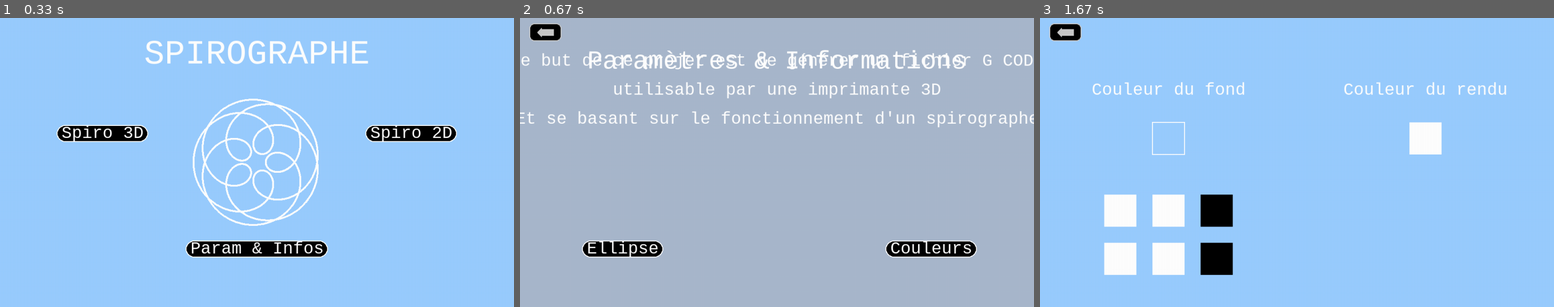
Above: before the commit, frames 1-3 (left to right).
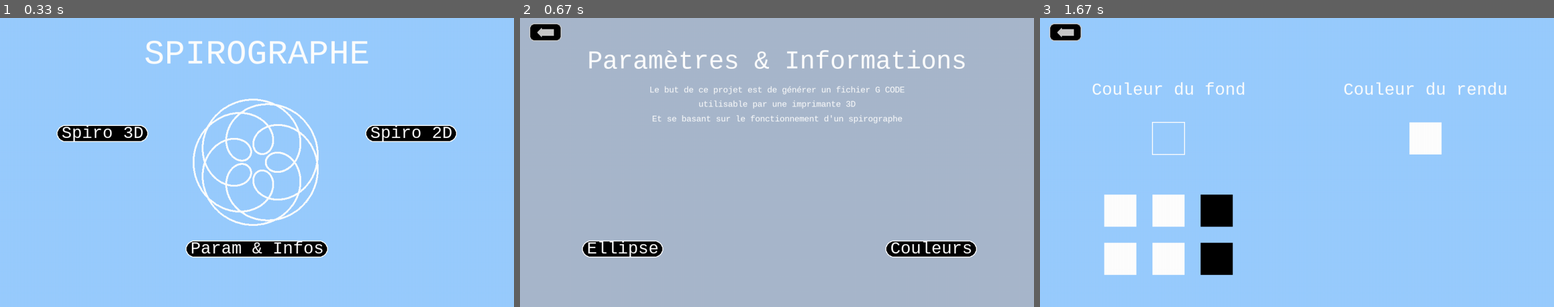
Above: after the commit, the same moments.

Repository: Nashoba1er/SPIROGRAPHE
Game: pygame game, started from logiciel spirographe.py
The game is run twice, just before and just after one commit, with the same random seed, the same clock (stepped at 60 frames per second) and the same inputs.
Inputs (mouse positions are in pixels of both pictures, inside the frame that each line leads up to):
- Up to frame 1 (0.33 s): no input
- Up to frame 2 (0.67 s): click "Param & Infos" at 0.38 s
- Up to frame 3 (1.67 s): press the mouse at (1451, 249) at 0.7 s; move the mouse to (1404, 217) at 0.8 s; release the mouse at (1358, 185) at 0.93 s; press the mouse at (1065, 32) at 1.03 s; move the mouse to (1214, 93) at 1.13 s; release the mouse at (1358, 150) at 1.27 s; click "Couleurs" at 1.38 s

Frame 1 is identical in both runs. In frame 2, 3.3% of the frame differs, in the area x 0-100%, y 12-38%; in frame 3, nothing differs.

Commit message:
amélioration du menu Param & Infos + fixation bug MouseMotion 3D

Diff:
--- a/logiciel spirographe.py
+++ b/logiciel spirographe.py
@@ -1429,9 +1429,9 @@
     screen.fill(couleur_param)
     ecriture("Paramètres & Informations",couleur("WHITE"),police_taille*3//2,(window_width/2,3*window_height/20))
 
-    ecriture("Le but de ce projet est de générer un fichier G CODE",couleur("WHITE"),police_taille,(window_width/2,3*window_height/20))
-    ecriture("utilisable par une imprimante 3D",couleur("WHITE"),police_taille,(window_width/2,5*window_height/20))
-    ecriture("Et se basant sur le fonctionnement d'un spirographe",couleur("WHITE"),police_taille,(window_width/2,7*window_height/20))
+    ecriture("Le but de ce projet est de générer un fichier G CODE",couleur("WHITE"),police_taille//2,(window_width/2,5*window_height/20))
+    ecriture("utilisable par une imprimante 3D",couleur("WHITE"),police_taille//2,(window_width/2,6*window_height/20))
+    ecriture("Et se basant sur le fonctionnement d'un spirographe",couleur("WHITE"),police_taille//2,(window_width/2,7*window_height/20))
 
 
     return_arrow((0,0))
@@ -1797,6 +1797,8 @@
                         run_param_et_info = False
                     if pyEvent.type == MOUSEMOTION :
                         return_arrow(pyEvent.pos)
+                        bouton_couleur(pyEvent.pos)
+                        bouton_ede(pyEvent.pos)
                     if pyEvent.type == MOUSEBUTTONDOWN :
                         clic_param_et_info(pyEvent.pos)
                 display.flip()
